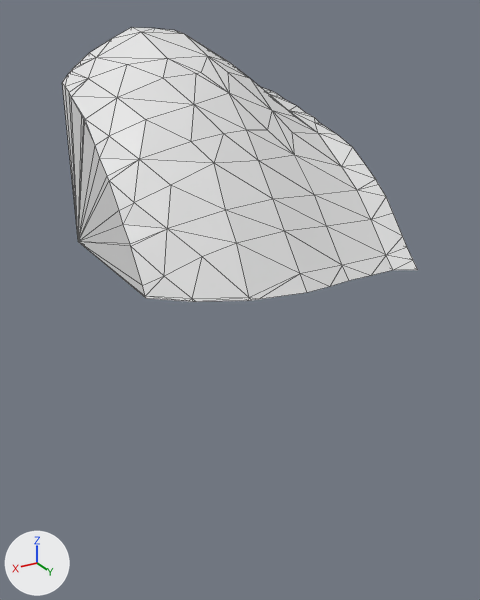
The glTF model assets/terrain/surface_pieces/surf_19_4.glb as it was, and as the next commit left it.
Camera for both pictures: a camera (50 mm lens) standing at (-5.97, 98.46, -15.52) and looking at (-12.42, 87.71, -20.9). The lights are fixed; the arrows at lower left show +X, +Y and +Z. The first picture is the older version. Mesh edges are drawn as thin lines. Where no turn or scale is listed for an object, it has been applied to the vertices.

The older version as bpy lines, for what is in view:
```python
me_geometry_0 = bpy.data.meshes.new('geometry_0')
me_geometry_0.from_pydata(...)  # 123 vertices, 242 faces; spans x -15.0..-10.0, y 85.0..90.0, z -20.0..-15.76
ob_geometry_0 = bpy.data.objects.new('geometry_0', me_geometry_0)
ob_geometry_0.location = (0.0, 0.0, 0.0)
```
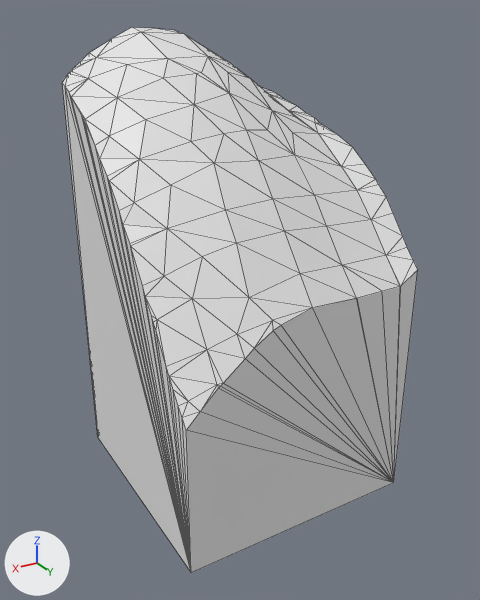
Pixel boxes (x1, y1, x2, y2) of what changed, in the pictures (480 x 600 px; the box of a moved part takes in the faces that stretch with it):
'geometry_0', reshaped (98% taller): before (62, 27, 418, 302); after (62, 27, 418, 573)
part 1 of me_geometry_0, moved or reshaped: before (62, 83, 418, 302); after (62, 83, 418, 573)

What changed in the scene script:
```text
Change me_geometry_0:
    used by ob_geometry_0; location = (0.0, 0.0, 0.0)
    remove me_geometry_0.from_pydata(...)  # 123 vertices, 242 faces; spans x -15.0..-10.0, y 85.0..90.0, z -20.0..-15.76
    add me_geometry_0.from_pydata(...)  # 143 vertices, 282 faces; spans x -15.0..-10.0, y 85.0..90.0, z -25.0..-15.76
    me_geometry_0 part 1
    14 vertices are removed from x -15.0..-10.0, y 85.0..90.0, z -20.0
    84 faces are deleted
    2 vertices move from x -14.59..-14.03, y 89.76..89.77, z -20.0 to x -14.59..-14.58, y 90.0, z -20.25
    34 vertices are added at x -15.0..-10.0, y 85.0..90.0, z -25.0..-20.23
    124 new faces join them
```
